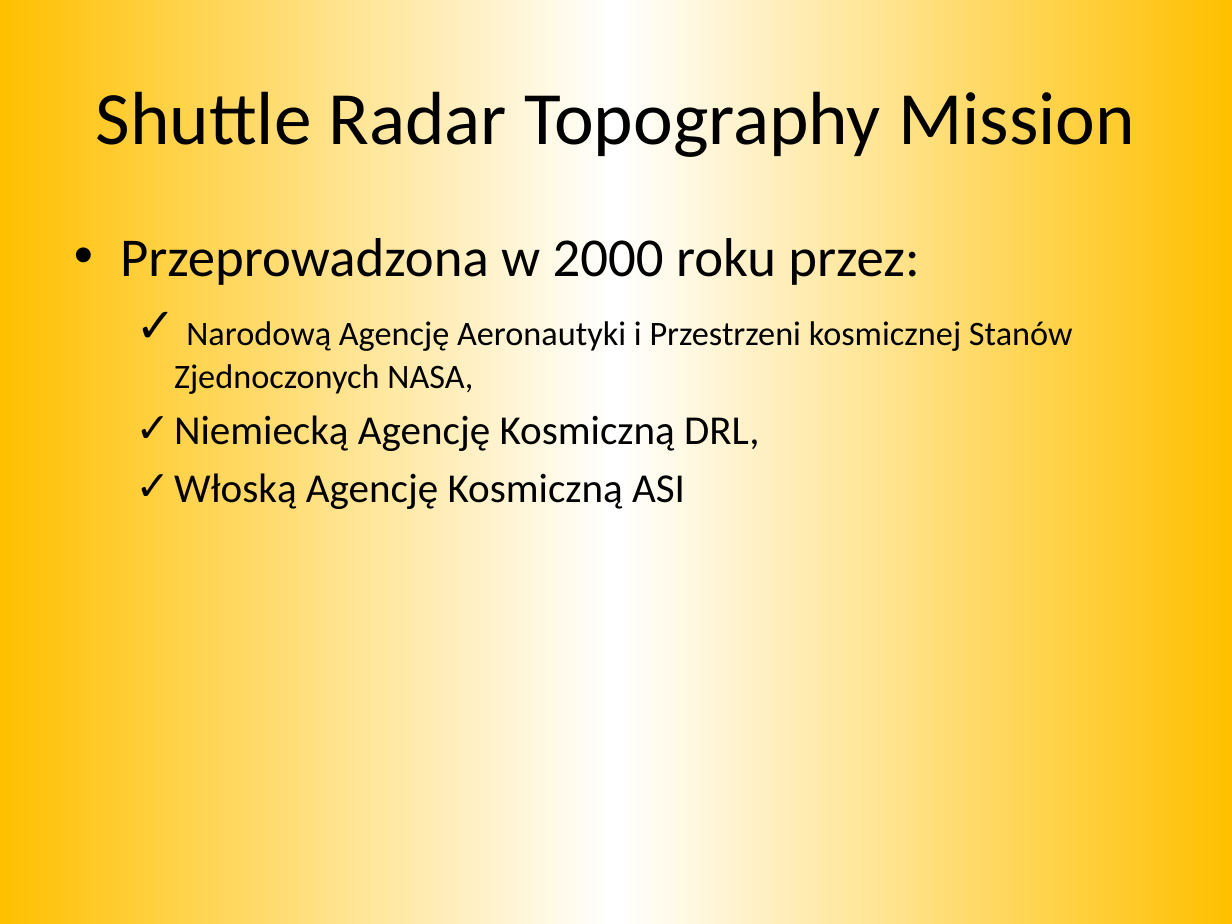
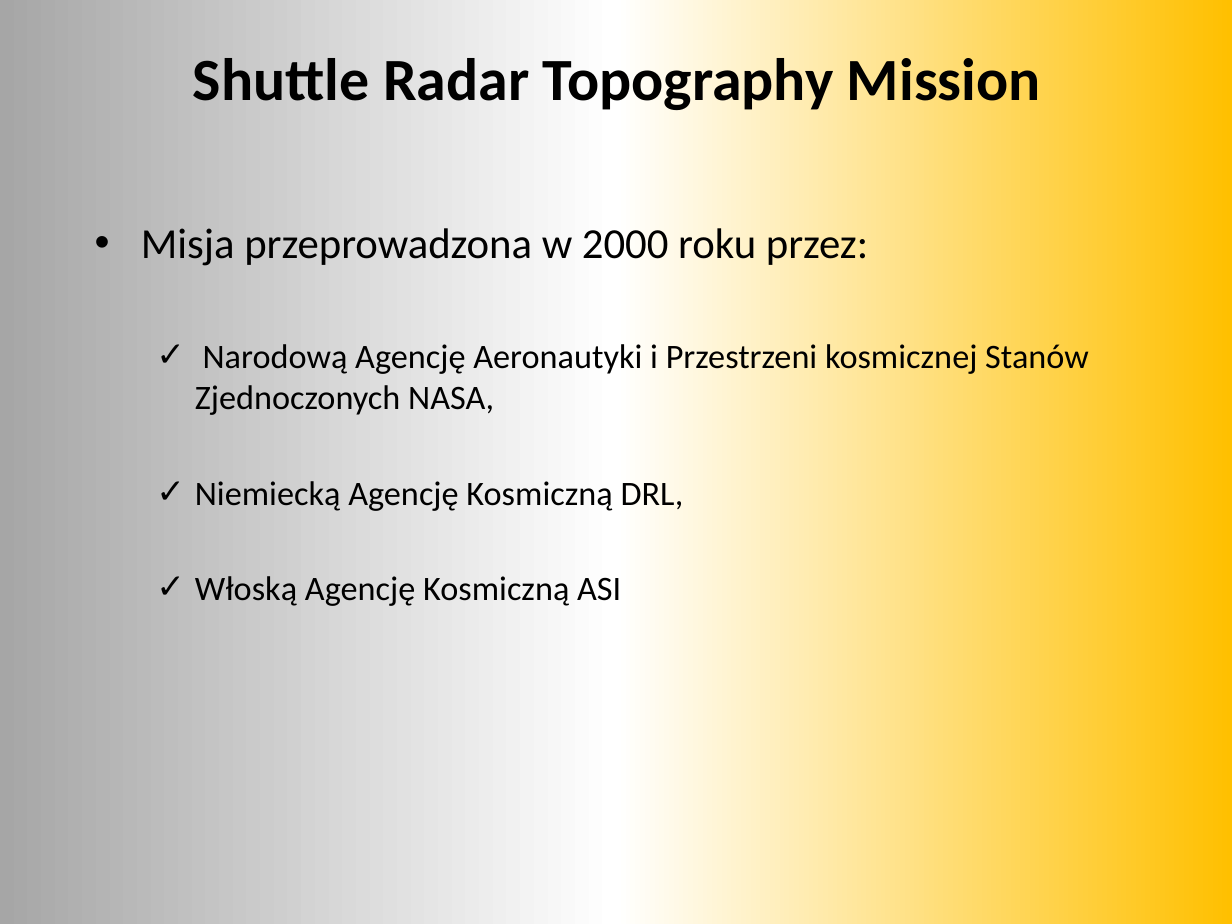
Before and after one commit to mkapiczy/DronVision, a slide deck: slide 5 of Dokumenty/Obrona/Prezentacja.pptx (slide 6 before the commit). Drawn at 1232x924 pixels with LibreOffice and Linux fonts; fonts in the diff are those of the drawing. Boxes give left, top, right and bottom in pixels: in the first picture for what was removed or moved away, otherwise in the second. Text is boxed around its words. In the diff, an @@ line names an element or a change of style, - is before the commit and + after.

```diff
--- a/Dokumenty/Obrona/Prezentacja.pptx
+++ b/Dokumenty/Obrona/Prezentacja.pptx
@@ background gradient #FFC000 to #FFFFFF to gradient #A6A6A6 to #FFFFFF to #FFC000 @@
@@ title "Shuttle Radar Topography Mission": place and size @@
-title "Shuttle Radar Topography Mission" at (95,81,1135,161)
+title "Shuttle Radar Topography Mission" at (193,51,1041,115)
@@ title "Shuttle Radar Topography Mission" at (193,51,1041,115): size 44 to 35 pt, bold on @@
@@ text "Misja przeprowadzona w 2000 roku ...": place and size @@
-text "Misja przeprowadzona w 2000 roku ..." at (120,230,1073,512)
+text "Misja przeprowadzona w 2000 roku ..." at (141,228,1089,606)
@@ text at (141,228,868,266): text changed; size 32 to 25 pt @@
-• Przeprowadzona w 2000 roku przez:
+• Misja przeprowadzona w 2000 roku przez:
@@ text at (195,481,684,606): size 24 to 20 pt in "Niemiecką Agencję Kosmiczną DRL,", "Włoską Agencję Kosmiczną ASI" @@
```
Also in this commit, not shown: 16 other slides changed, 10 slides added, 11 slides removed, 4 other files.
